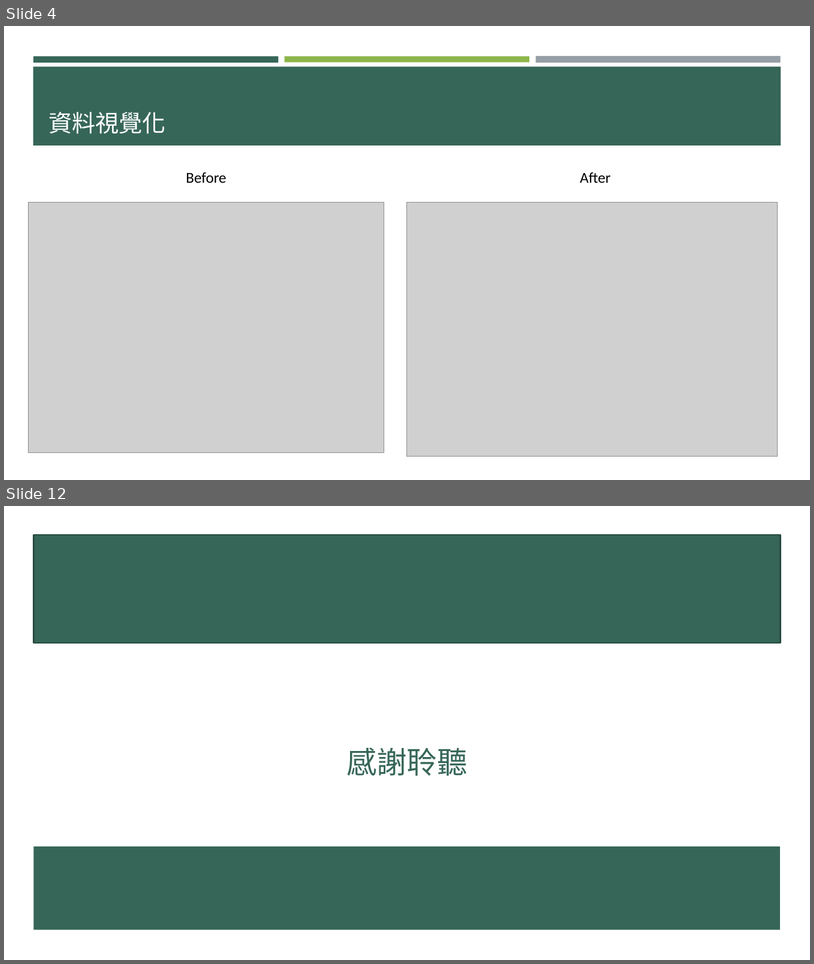
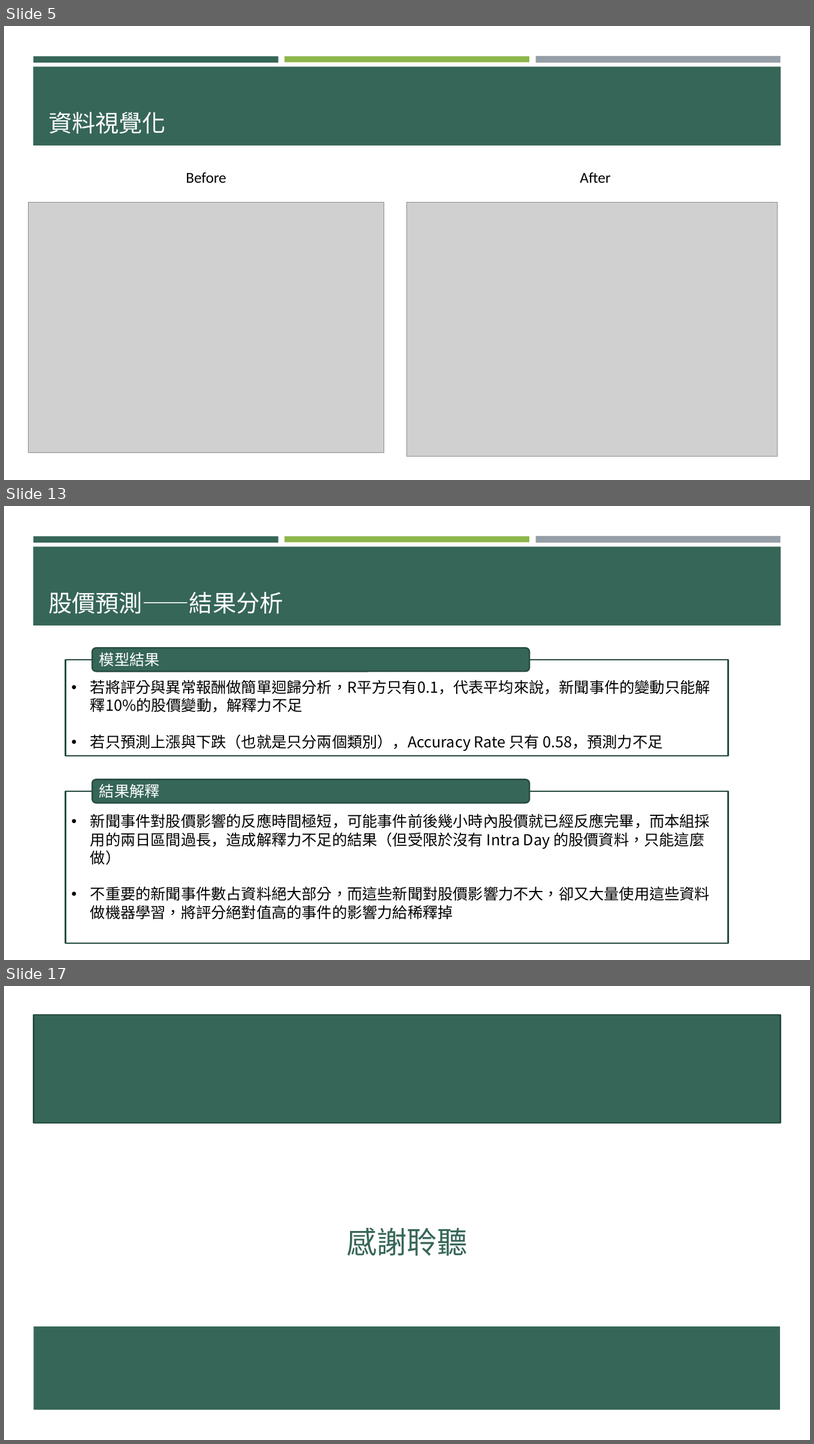
Before and after one commit to p314008dsa/Text-mining, a slide deck: 0610進度報告 .pptx. Shown one above the other, each under a label of ours: slides 4 and 12 before the commit, slides 5, 13 and 17 after it; the slides between them are not shown. The pictures are 814x964 and 814x1444 pixels, drawn with LibreOffice and Linux fonts; fonts in the diff are those of the drawing; grey boxes stand for pictures. Boxes give left, top, right and bottom in pixels: in the first picture for what was removed or moved away, otherwise in the second. Text is boxed around its words. In the diff, an @@ line names an element or a change of style, - is before the commit and + after.

```diff
--- a/0610進度報告 .pptx
+++ b/0610進度報告 .pptx
@@ slide 13 added at (4,506,810,960), background #FFFFFF; not listed: 4 template elements that a slide beside it also shows @@
@@ title added at (48,592,283,613), 28 pt, text #FFFFFF @@
+股價預測——結果分析
@@ rounded rectangle added at (92,648,530,671), fill #366658, outline #284B41 1.75 pt, 18 pt, text #FFFFFF @@
+模型結果
@@ rectangle added at (66,660,729,756), outline #284B41 1.75 pt @@
@@ text added at (90,679,711,751), 18 pt, text #000000 @@
+• 若將評分與異常報酬做簡單迴歸分析，R平方只有0.1，代表平均來說，新聞事件的變動只能解釋10%的股價變動，解釋力不足
+• 若只預測上漲與下跌（也就是只分兩個類別），Accuracy Rate 只有 0.58，預測力不足
@@ rectangle added at (66,791,729,943), outline #284B41 1.75 pt @@
@@ rounded rectangle added at (92,780,530,803), fill #366658, outline #284B41 1.75 pt, 18 pt, text #FFFFFF @@
+結果解釋
@@ text added at (90,813,710,919), 18 pt, text #000000 @@
+• 新聞事件對股價影響的反應時間極短，可能事件前後幾小時內股價就已經反應完畢，而本組採用的兩日區間過長，造成解釋力不足的結果（但受限於沒有 Intra Day 的股價資料，只能這麼做）
+• 不重要的新聞事件數占資料絕大部分，而這些新聞對股價影響力不大，卻又大量使用這些資料做機器學習，將評分絕對值高的事件的影響力給稀釋掉
@@ what was slide 4 is now slide 5 @@
@@ what was slide 12 is now slide 17 @@
```
Also in this commit, not shown: 7 slides changed, 5 other slides added, 1 slide removed.
